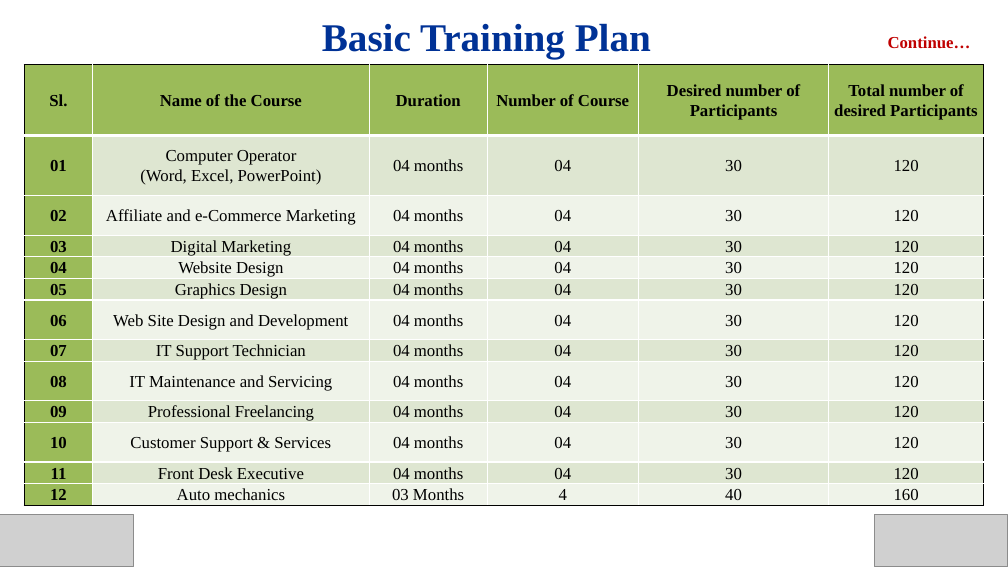
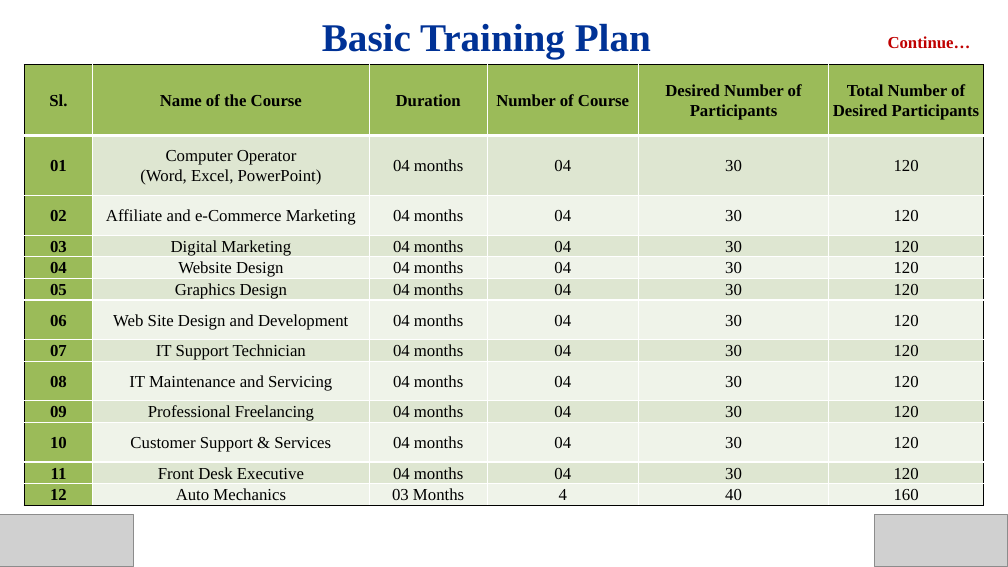
Before and after one commit to Shuvoneel/SRCL, a slide deck: slide 8 of Jail/Jail_Presentation.pptx. Drawn at 1008x567 pixels with LibreOffice and Linux fonts; fonts in the diff are those of the drawing; grey boxes stand for pictures. Boxes give left, top, right and bottom in pixels: in the first picture for what was removed or moved away, otherwise in the second. Text is boxed around its words. In the diff, an @@ line names an element or a change of style, - is before the commit and + after.

```diff
--- a/Jail/Jail_Presentation.pptx
+++ b/Jail/Jail_Presentation.pptx
@@ table at [24,65,984,504] @@
-row 1, column 5: Desired number of Participants
+row 1, column 5: Desired Number of Participants
-row 1, column 6: Total number of desired Participants
+row 1, column 6: Total Number of Desired Participants
-row 13, column 2: Auto mechanics
+row 13, column 2: Auto Mechanics
```
Also in this commit, not shown: 17 other slides changed, 38 other files.
